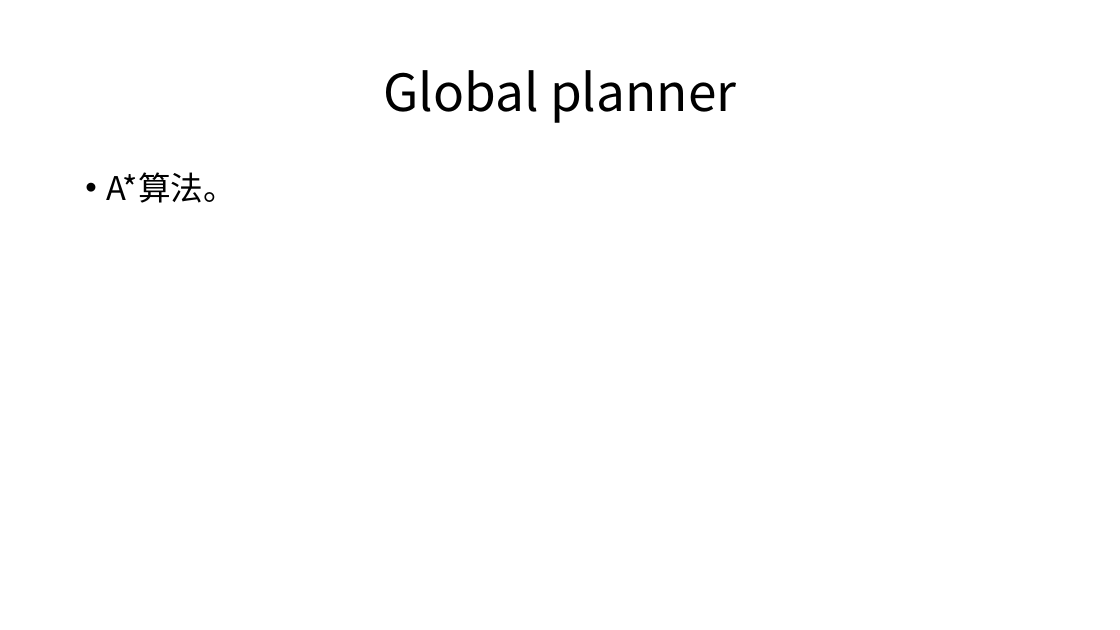
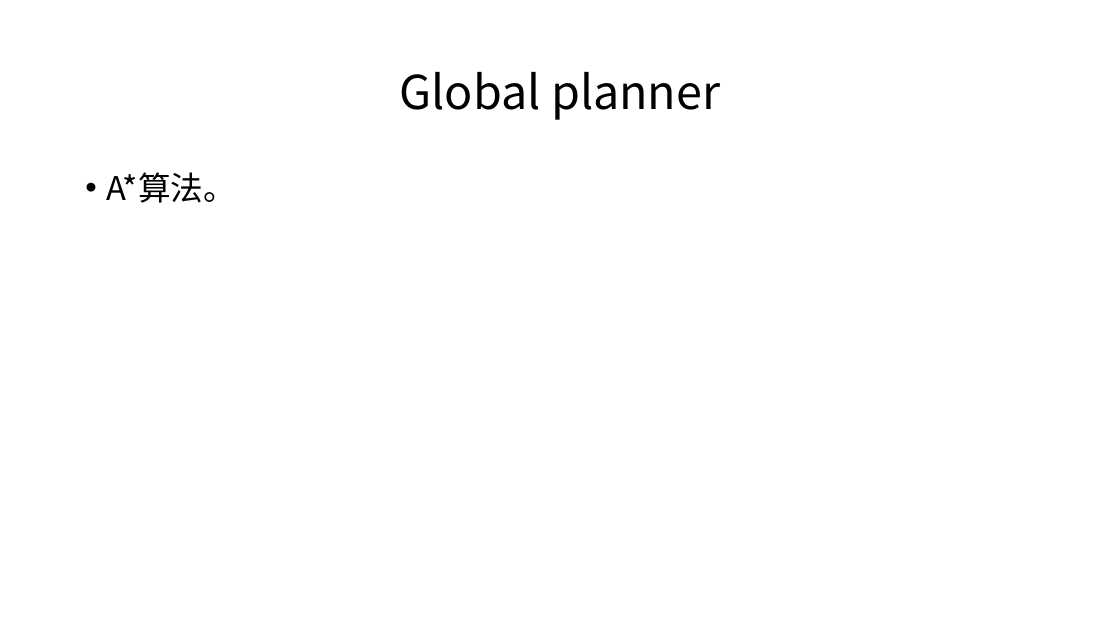
Before and after one commit to hihope/hihope-car, a slide deck: slide 7 of doc/ros2D导航包介绍.pptx. Drawn at 1120x630 pixels with LibreOffice and Linux fonts; fonts in the diff are those of the drawing. Boxes give left, top, right and bottom in pixels: in the first picture for what was removed or moved away, otherwise in the second. Text is boxed around its words. In the diff, an @@ line names an element or a change of style, - is before the commit and + after.

```diff
--- a/doc/ros2D导航包介绍.pptx
+++ b/doc/ros2D导航包介绍.pptx
@@ title "Global planner" at (400,72,720,120): size 44 to 40 pt @@
```
Also in this commit, not shown: 9 other slides changed, 3 other files.
